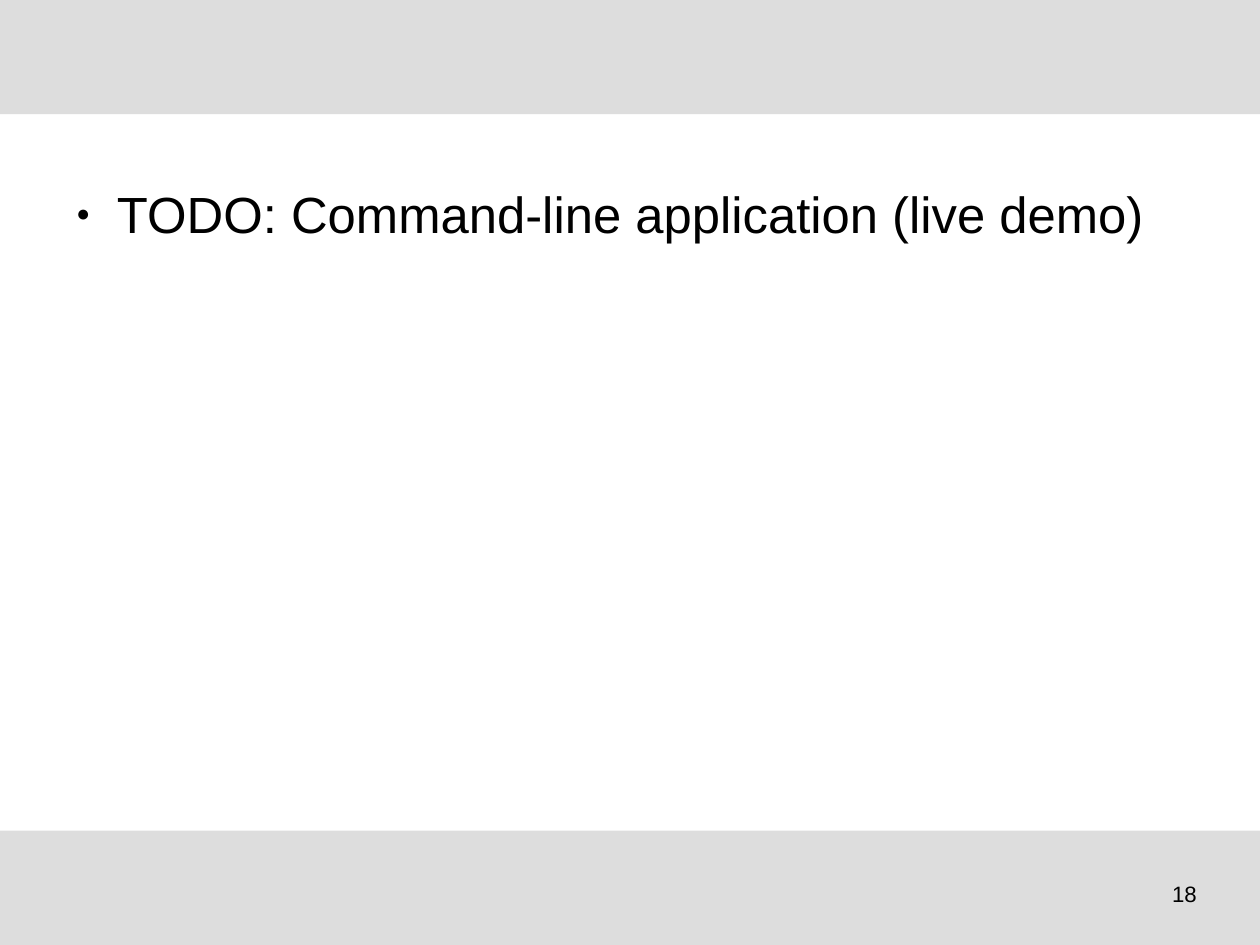
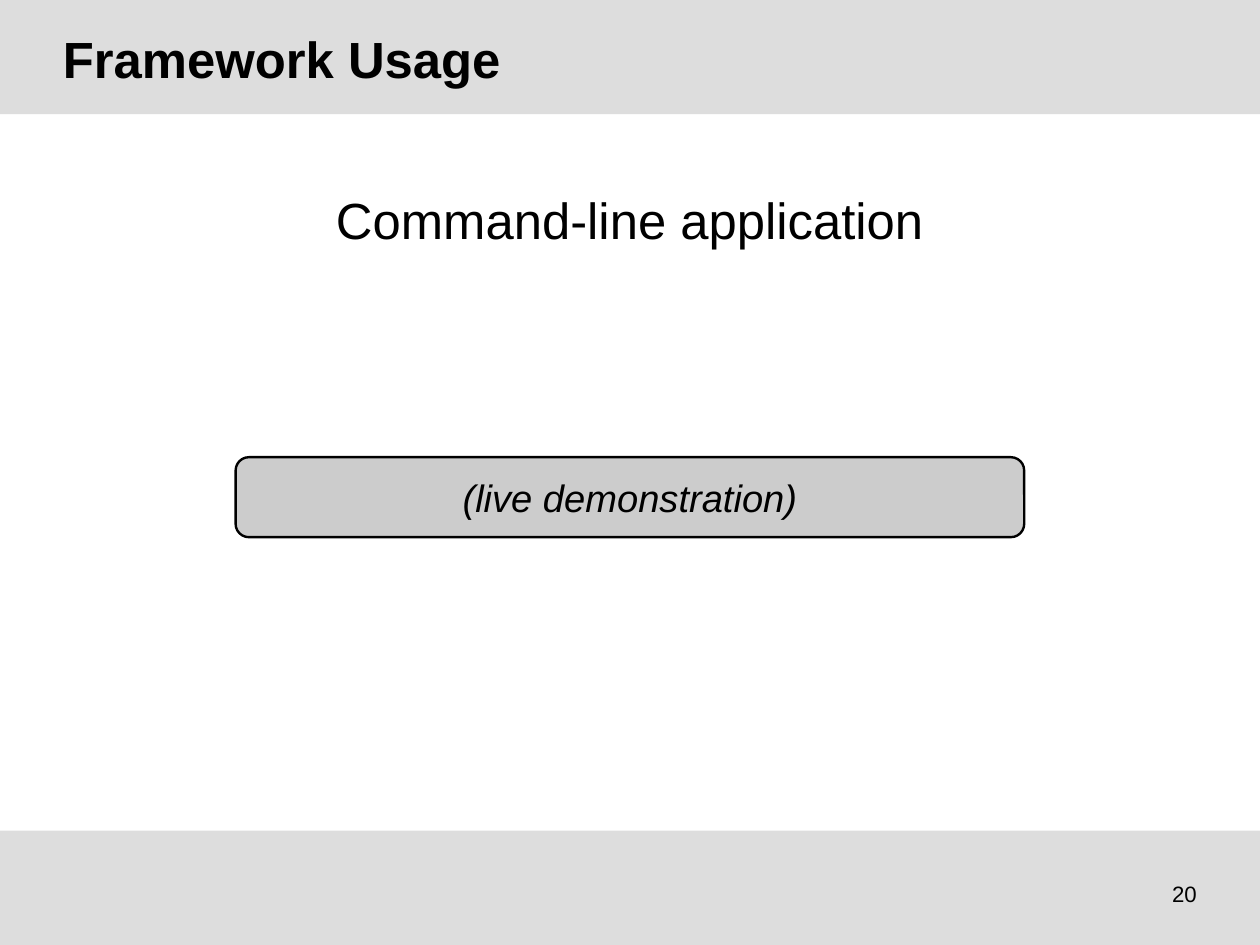
Before and after one commit to tudocomp/tudocomp, a slide deck: slide 20 of etc/presentation.odp (slide 18 before the commit). Drawn at 1260x945 pixels with LibreOffice and Linux fonts; fonts in the diff are those of the drawing; background and template pictures are left out. Boxes give left, top, right and bottom in pixels: in the first picture for what was removed or moved away, otherwise in the second. Text is boxed around its words. In the diff, an @@ line names an element or a change of style, - is before the commit and + after.

```diff
--- a/etc/presentation.odp
+++ b/etc/presentation.odp
@@ title added at (63,41,500,88), 32 pt, text #000000, bold @@
+Framework Usage
@@ text removed at (117,196,1143,244) @@
-● TODO: Command-line application (live demo)
@@ text added at (336,202,923,250), 32 pt, text #000000 @@
+Command-line application
@@ rounded rectangle added at (236,457,1024,537), fill #CCCCCC, outline #000000 1.5 pt, 24 pt, text #000000, italic @@
+(live demonstration)
@@ page number at (1172,886,1197,903): text changed @@
-18
+20
```
Also in this commit, not shown: 6 other slides changed, 5 slides added, 3 slides removed.
